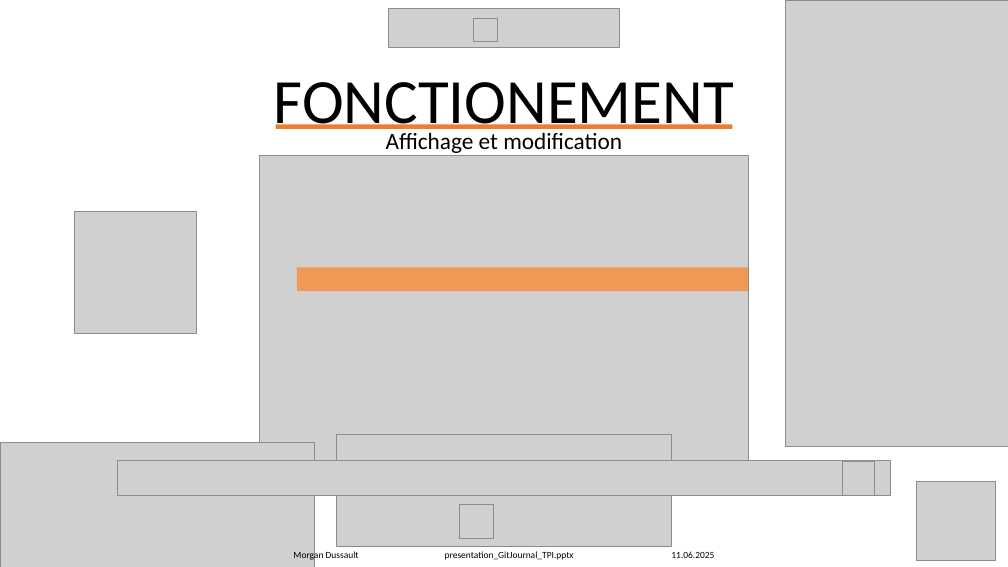
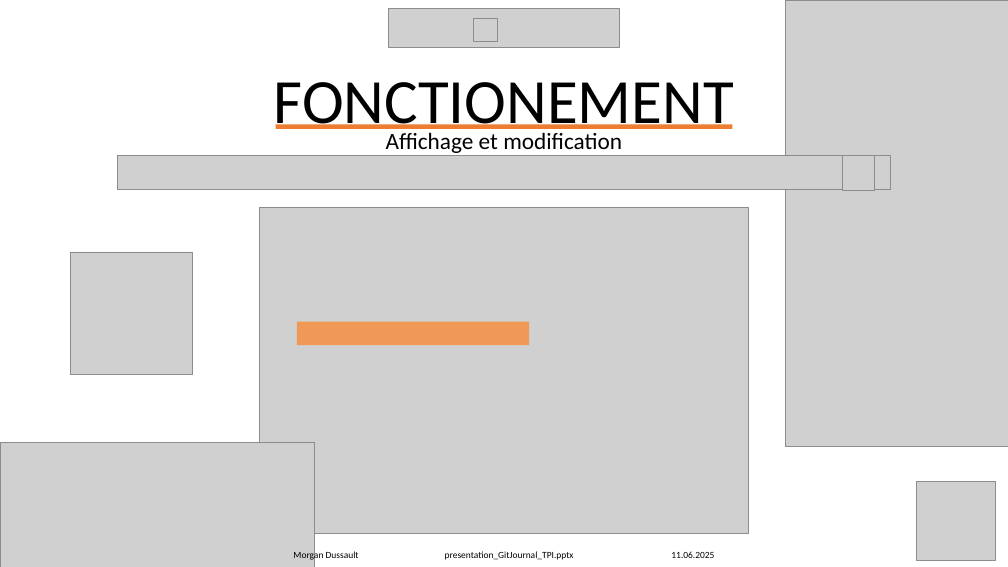
Before and after one commit to Morgan-DD/GitJournal, a slide deck: slide 22 of presentation/presentation_GitJournal_TPI.pptx. Drawn at 1008x567 pixels with LibreOffice and Linux fonts; fonts in the diff are those of the drawing; grey boxes stand for pictures. Boxes give left, top, right and bottom in pixels: in the first picture for what was removed or moved away, otherwise in the second. Text is boxed around its words. In the diff, an @@ line names an element or a change of style, - is before the commit and + after.

```diff
--- a/presentation/presentation_GitJournal_TPI.pptx
+++ b/presentation/presentation_GitJournal_TPI.pptx
@@ picture moved from (x1=117, y1=461, x2=891, y2=495) to (x1=117, y1=156, x2=891, y2=190) @@
@@ picture moved from (x1=842, y1=461, x2=875, y2=495) to (x1=842, y1=156, x2=875, y2=190) @@
@@ picture resized from (x1=260, y1=155, x2=749, y2=463) to (x1=260, y1=208, x2=749, y2=533) @@
@@ picture moved from (x1=74, y1=212, x2=197, y2=334) to (x1=70, y1=252, x2=193, y2=374) @@
@@ rectangle resized from (x1=297, y1=268, x2=749, y2=291) to (x1=297, y1=321, x2=529, y2=345) @@
@@ picture removed at (x1=337, y1=435, x2=672, y2=547) @@
@@ picture removed at (x1=460, y1=504, x2=494, y2=538) @@
```
Also in this commit, not shown: 31 other slides changed.
